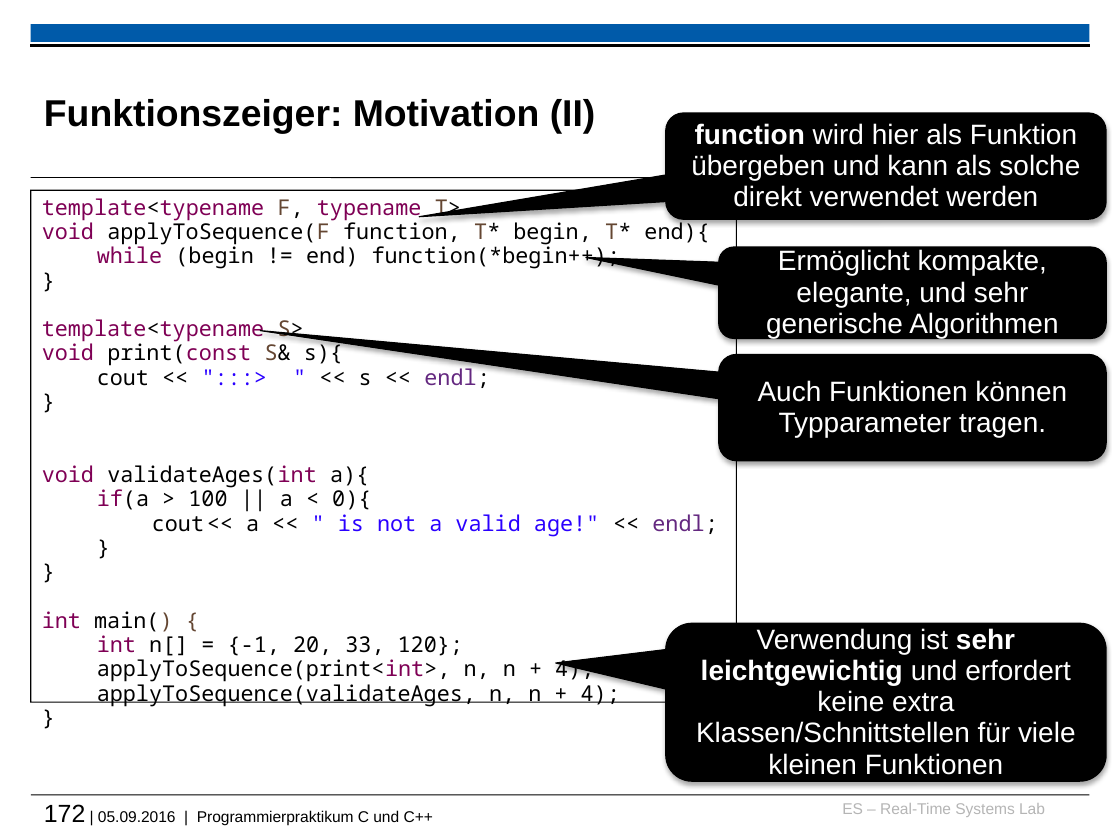
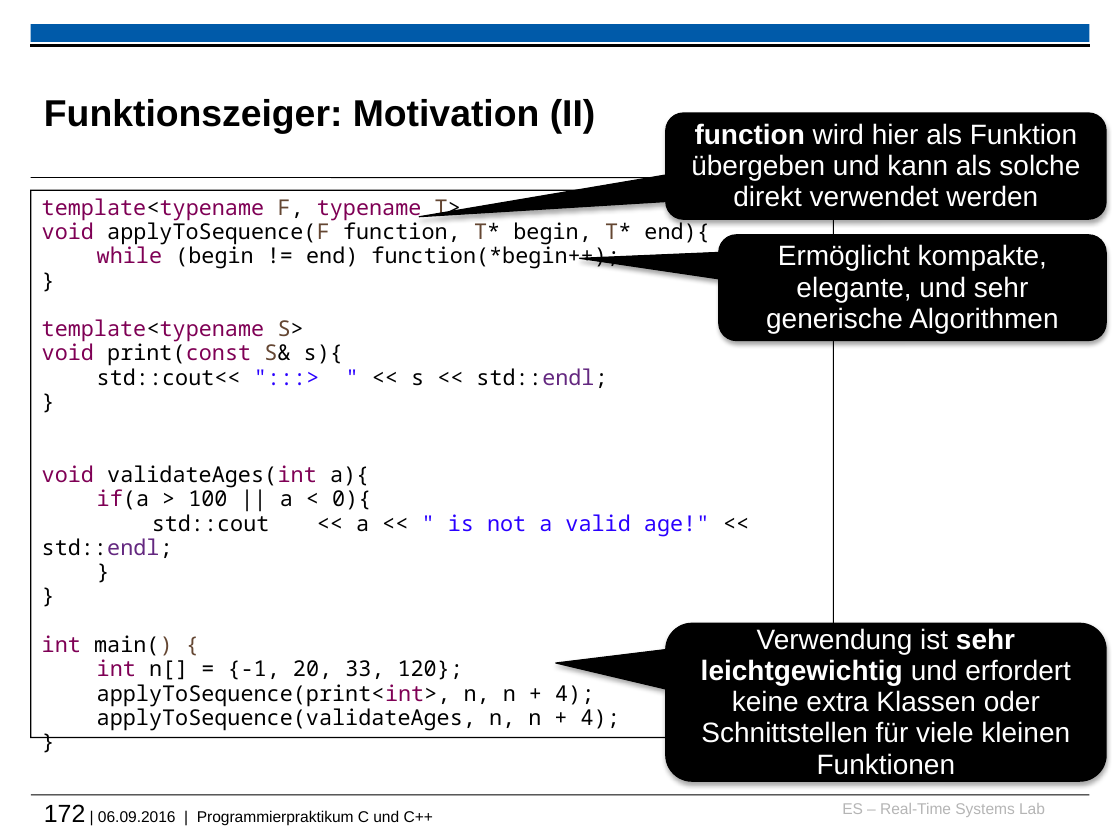
Before and after one commit to h82k/tud-cppp, a slide deck: slide 172 of cppp_lecture.pptx. Drawn at 1120x840 pixels with LibreOffice and Linux fonts; fonts in the diff are those of the drawing; background and template pictures are left out. Boxes give left, top, right and bottom in pixels: in the first picture for what was removed or moved away, otherwise in the second. Text is boxed around its words. In the diff, an @@ line names an element or a change of style, - is before the commit and + after.

```diff
--- a/cppp_lecture.pptx
+++ b/cppp_lecture.pptx
@@ folded corner "template<typename F, typename T>": place and size @@
-folded corner "template<typename F, typename T>" at (30,190,736,702)
+folded corner "template<typename F, typename T>" at (30,190,833,738)
@@ rounded speech box "Ermöglicht kompakte, elegante, und sehr ...": place and size @@
-rounded speech box "Ermöglicht kompakte, elegante, und sehr ..." at (719,248,1107,339)
+rounded speech box "Ermöglicht kompakte, elegante, und sehr ..." at (719,235,1107,340)
@@ rounded speech box "Ermöglicht kompakte, elegante, und sehr ..." at (719,235,1107,340): proportions changed @@
@@ rounded speech box removed at (719,354,1107,460) @@
-Auch Funktionen können Typparameter tragen.
@@ text in folded corner at (97,365,607,388): text changed @@
-cout << ":::> " << s << endl;
+std::cout<< ":::> " << s << std::endl;
@@ text in folded corner at (42,511,709,558): text changed; text colour #2A00FF to #000000 @@
-cout << a << " is not a valid age!" << endl;
+std::cout << a << " is not a valid age!" << std::endl;
@@ text in rounded speech box at (701,628,1071,775): text changed @@
-Verwendung ist sehr leichtgewichtig und erfordert keine extra Klassen/Schnittstellen für viele kleinen Funktionen
+Verwendung ist sehr leichtgewichtig und erfordert keine extra Klassen oder Schnittstellen für viele kleinen Funktionen
@@ text at (44,804,433,825): text changed @@
-172 | 05.09.2016 | Programmierpraktikum C und C++
+172 | 06.09.2016 | Programmierpraktikum C und C++
```
Also in this commit, not shown: 19 other slides changed, 2 other files.
